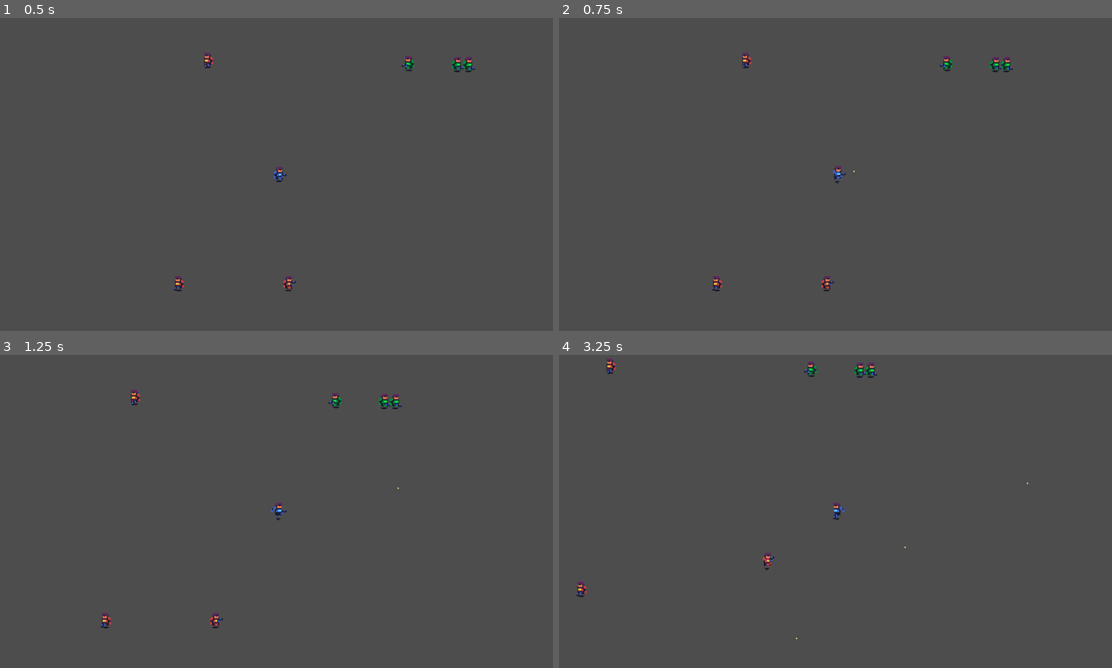
Above: before the commit, frames 1-4 (two rows, left to right).
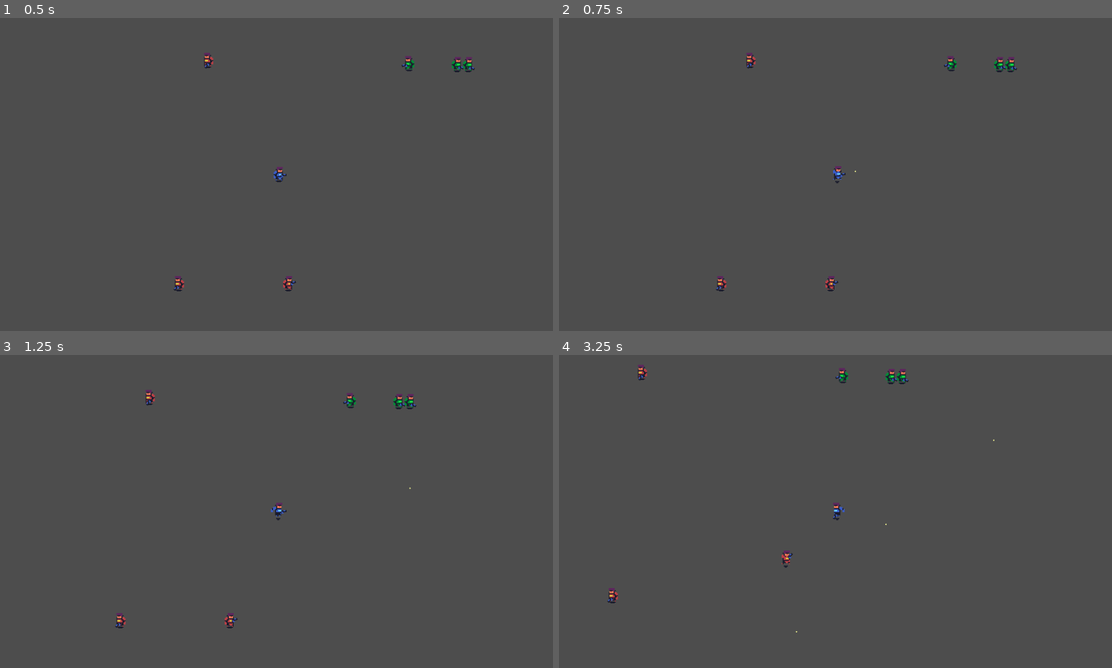
Above: after the commit, the same moments.

Repository: CatsArePanzers/godot-game-project
Game: Godot game, scene res://main.tscn
The game is run twice, just before and just after one commit, with the same random seed, the same clock (stepped at 60 frames per second) and the same inputs.
Inputs (mouse positions are in pixels of both pictures, inside the frame that each line leads up to):
- Up to frame 1 (0.5 s): no input
- Up to frame 2 (0.75 s): tap Enter at 0.5 s; move the mouse to (957, 158) at 0.52 s; hold D (move_right) from 0.53 s (still down); click (957, 158) at 0.6 s
- Up to frame 3 (1.25 s): keep holding D (move_right)
- Up to frame 4 (3.25 s): move the mouse to (724, 527) at 1.27 s; release D (move_right) at 1.28 s; hold S (move_down) 1.28-2.03 s; click (724, 527) at 1.35 s; move the mouse to (890, 442) at 2.02 s; hold D (move_right) 2.03-2.78 s; click (890, 442) at 2.1 s; move the mouse to (807, 574) at 2.77 s; hold W (move_up) from 2.78 s (still down); click (807, 574) at 2.85 s

Frame 1 is identical in both runs. In frame 2, 0.6% of the frame differs, in the area x 27-83%, y 11-88%; in frame 3, 0.8%; in frame 4, 0.8%, in the area x 3-85%, y 1-91%.

Commit message:
Took out the character ai state into it's own class, resembling a global enum

Diff:
--- /dev/null
+++ b/character_state.gd
@@ -0,0 +1,7 @@
+extends Node
+
+class_name CharacterState
+
+const IDLE:   int = 0
+const HIT: 	  int = 1
+const ATTACK: int = 2
--- a/entities/allies/ally_ai.gd
+++ b/entities/allies/ally_ai.gd
@@ -2,13 +2,7 @@
 
 signal emit_target(target)
 
-enum State{
-	IDLE,
-	HIT,
-	ATTACK
-}
-
-var state = State.IDLE:
+var state = CharacterState.IDLE:
 	set(new_state):
 		if new_state == state:
 			return
@@ -39,16 +33,16 @@
 
 func _process(delta):
 	match state:
-		State.IDLE:
+		CharacterState.IDLE:
 			pass
-		State.HIT:
+		CharacterState.HIT:
 			if target != null:
-				state = State.ATTACK
+				state = CharacterState.ATTACK
 			turn_to(hit_from, rotation_speed * delta * 10)
 			var angle = weapon.global_position.direction_to(hit_from).angle()
 			if parent.get_target() != end_of_fov and abs(weapon.global_rotation - angle) <= PI/18:
 				emit_target.emit(end_of_fov)
-		State.ATTACK:
+		CharacterState.ATTACK:
 			if target != null and weapon != null:
 				turn_to(target.global_position, rotation_speed * delta)
 				var angle = weapon.global_position.direction_to(target.global_position).angle()
@@ -69,7 +63,7 @@
 		if target == null:
 			target = targets_queue[0]
 			emit_target.emit(target)
-		state = State.ATTACK
+		state = CharacterState.ATTACK
 
 func _on_detection_zone_body_exited(body):
 	if (
@@ -91,7 +85,7 @@
 		if targets_queue.size() <= 1:
 			targets_queue.pop_front()
 			target = null
-			state = State.IDLE
+			state = CharacterState.IDLE
 		else:
 			targets_queue.pop_front()
 			target = targets_queue[0]
--- a/entities/enemies/enemy_ai.gd
+++ b/entities/enemies/enemy_ai.gd
@@ -2,13 +2,7 @@
 
 signal emit_target(target)
 
-enum State{
-	IDLE,
-	HIT,
-	ATTACK
-}
-
-var state = State.IDLE:
+var state = CharacterState.IDLE:
 	set(new_state):
 		if new_state == state:
 			return
@@ -28,7 +22,7 @@
 
 @onready var hit_from = Vector2()
 
-@export var rotation_speed = PI * 0.8
+@export var rotation_speed = PI * 0.6
 
 func set_weapon(new_weapon):
 	parent = get_parent()
@@ -39,16 +33,16 @@
 
 func _process(delta):
 	match state:
-		State.IDLE:
+		CharacterState.IDLE:
 			pass
-		State.HIT:
+		CharacterState.HIT:
 			if target != null:
-				state = State.ATTACK
-			turn_to(hit_from, rotation_speed * delta * 10)
+				state = CharacterState.ATTACK
+			turn_to(hit_from, rotation_speed * delta * 5)
 			var angle = weapon.global_position.direction_to(hit_from).angle()
 			if parent.get_target() != end_of_fov and abs(weapon.global_rotation - angle) <= PI/36:
 				emit_target.emit(end_of_fov)
-		State.ATTACK:
+		CharacterState.ATTACK:
 			if target != null and weapon != null:
 				turn_to(target.global_position, rotation_speed * delta)
 				var angle = weapon.global_position.direction_to(target.global_position).angle()
@@ -69,7 +63,7 @@
 		if target == null:
 			target = targets_queue[0]
 			emit_target.emit(target)
-		state = State.ATTACK
+		state = CharacterState.ATTACK
 
 func _on_detection_zone_body_exited(body):
 	if (
@@ -88,10 +82,10 @@
 
 	if target and target == body:
 		#print("enemy removed: ", targets_queue.size())
-		if targets_queue.size() <= 1:
+		if targets_queue.size() == 1:
 			targets_queue.pop_front()
 			target = null
-			state = State.IDLE
+			state = CharacterState.IDLE
 		else:
 			targets_queue.pop_front()
 			target = targets_queue[0]
@@ -103,4 +97,3 @@
 	var direction = clamp(angle, weapon.rotation - rotationa_speed, weapon.rotation + rotationa_speed)
 	weapon.rotation = direction
 	detection_zone.rotation = weapon.rotation + PI/2
-	#print(weapon.global_rotation)
--- a/main.gd
+++ b/main.gd
@@ -33,3 +33,4 @@
 func _on_spawner_timeout():
 	spawn_enemy()
 	spawn_ally()
+	pass
--- a/main.tscn
+++ b/main.tscn
@@ -18,6 +18,7 @@
 script = ExtResource("5_bl2cg")
 
 [node name="Player" parent="." instance=ExtResource("2_diwyk")]
+speed = 4
 health = 500
 
 [node name="Path2D" type="Path2D" parent="."]
--- a/project.godot
+++ b/project.godot
@@ -18,6 +18,7 @@
 [autoload]
 
 GlobalShooting="*res://global-signals/global_shooting.gd"
+Enums="*res://character_state.gd"
 
 [display]
 
--- a/weapons/bullet.gd
+++ b/weapons/bullet.gd
@@ -18,8 +18,8 @@
 	if body.has_method("take_damage") and body.get_team() != team:
 		body.take_damage(20)
 	queue_free()
-	if body.has_method("set_state") and body.get_state() != 2:
-		body.set_state(1)
+	if body.has_method("set_state") and body.get_state() != CharacterState.ATTACK:
+		body.set_state(CharacterState.HIT)
 		body.ai.hit_from = global_position - (direction * speed)
 
 """
